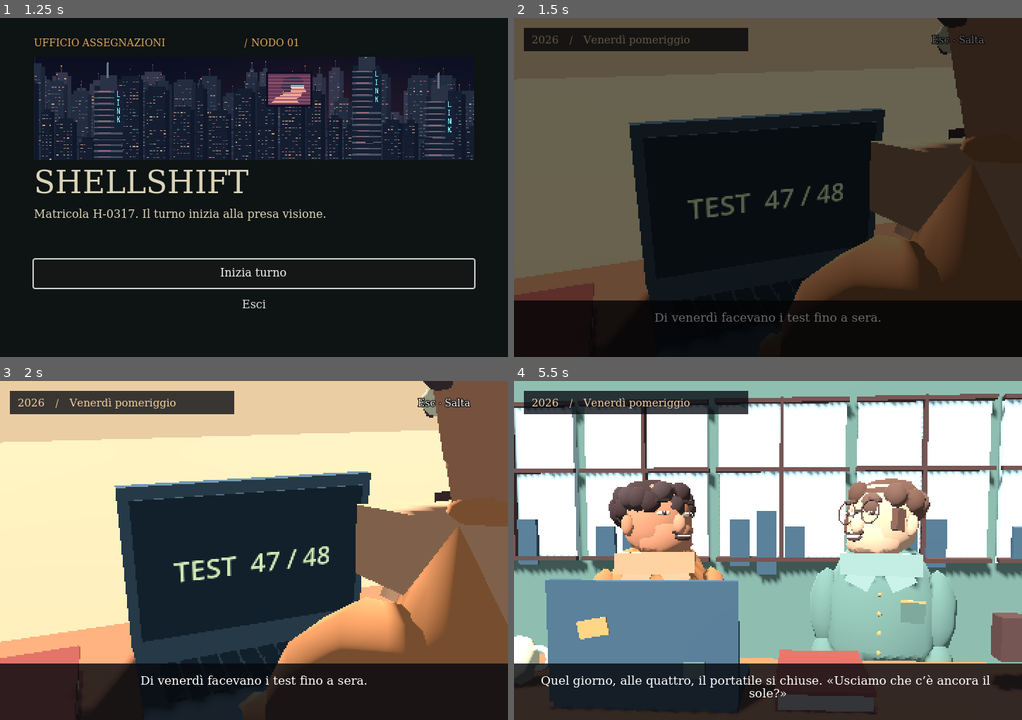
Above: before the commit, frames 1-4 (two rows, left to right).
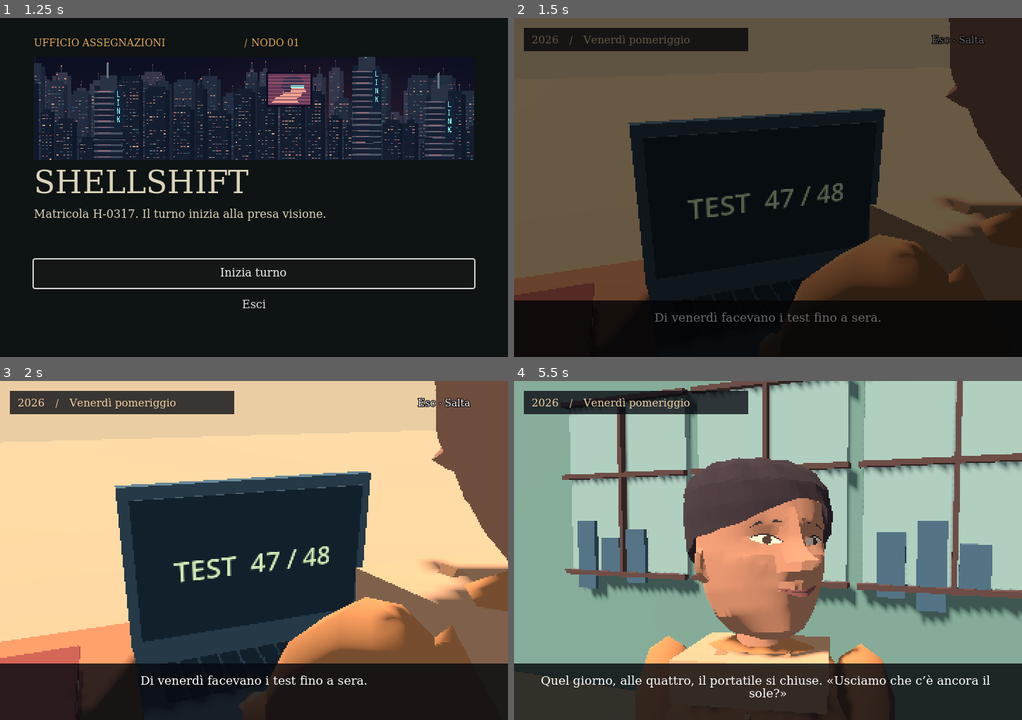
Above: after the commit, the same moments.

Repository: luciobaiocchi/Shellshift
Game: Godot game, scene res://menu.tscn
The game is run twice, just before and just after one commit, with the same random seed, the same clock (stepped at 60 frames per second) and the same inputs.
Inputs:
- Up to frame 1 (1.25 s): no input
- Up to frame 2 (1.5 s): click "Inizia turno" at 1.25 s
- Up to frame 3 (2 s): no input
- Up to frame 4 (5.5 s): no input

Frame 1 is identical in both runs. In frame 2, 7.4% of the frame differs, in the area x 70-100%, y 0-78%; in frame 3, 34%; in frame 4, 78%, in the area x 0-100%, y 0-100%.

Commit message:
Model the opening portraits in Blender and stage the later decline

Diff:
--- a/godot/menu.gd
+++ b/godot/menu.gd
@@ -11,7 +11,8 @@
 	secondary.pressed.connect(secondary_action)
 	film.finished.connect(show_receipt)
 	action.grab_focus()
-	if OS.get_cmdline_user_args().has("--programmatori"):
+	var args := OS.get_cmdline_user_args()
+	if args.has("--programmatori") or args.has("--prologo"):
 		advance.call_deferred()
 
 func advance() -> void:
--- a/godot/programmers.gd
+++ b/godot/programmers.gd
@@ -36,7 +36,7 @@
 	stage.block(self,Vector3(0,2,-2.9),Vector3(11,4.4,.2),MOSS)
 	for i in range(-2,3):
 		var wx := i*1.6
-		stage.block(self,Vector3(wx,2.2,-2.75),Vector3(1.46,1.87,.08),Color("#b4cbd0"))
+		stage.block(self,Vector3(wx,2.2,-2.75),Vector3(1.46,1.87,.08),Color("#839992"))
 		for y in [1.30,2.33,3.10]:
 			stage.block(self,Vector3(wx,y,-2.66),Vector3(1.52,.048,.08),UMBER)
 		stage.block(self,Vector3(wx,2.2,-2.66),Vector3(.04,1.86,.08),UMBER)
@@ -65,62 +65,39 @@
 
 func make_actor(x: float, curls: bool) -> void:
 	var coat := Color("#b77346") if curls else MOSS
-	var skin := Color("#b77859") if curls else Color("#d2a585")
 	var hair := Color("#3d2c2b") if curls else Color("#64463a")
 	stage.person(Vector3(x,0,-.12),coat,hair,"office")
-	var a: Dictionary = stage.actors.back()
-	var head: Node3D = a.head
-	# Rebuild the portrait while keeping the cast's proportions and rig.
-	for child in head.get_children():
+	var rig: Dictionary = stage.actors.back()
+	for child in rig.head.get_children():
 		child.free()
-	stage.round_part(head,Vector3(0,.02,0),Vector3(.44,.50,.39),skin)
-	stage.round_part(head,Vector3(0,-.085,.045),Vector3(.354,.32,.32),skin)
-	stage.round_part(head,Vector3(0,-.025,.193),Vector3(.079,.12,.09),skin.lightened(.07))
+	var portrait = preload("res://cast/ada.glb") if curls else preload("res://cast/nico.glb")
+	var face = portrait.instantiate()
+	rig.head.add_child(face)
+	# Lower the shirt neckline to expose the jaw when the actor looks down.
+	rig.spine.get_child(0).scale.y = .74
+	rig.spine.get_child(0).position.y = .29
+	for child in rig.spine.get_children():
+		if child is MeshInstance3D and child.mesh is BoxMesh:
+			child.position.y -= .11
+	var mouth := []
+	for part in face.find_children("*","MeshInstance3D",true,false):
+		if part.find_blend_shape_by_name("Smile") >= 0:
+			mouth.append(part)
 	for side in [-1,1]:
-		stage.round_part(head,Vector3(side*.21,-.005,0),Vector3(.079,.13,.073),skin)
-	stage.round_part(head,Vector3(0,.13,-.045),Vector3(.47,.32,.4),hair)
-	var count := 17 if curls else 9
-	for i in count:
-		var angle := TAU*i/count
-		var tuft = stage.round_part(head,Vector3(.193*cos(angle),.13+.045*sin(i*2.7),.155*sin(angle)-.018),Vector3(.138,.15,.12),hair.lightened(.028*(i%3)))
-		tuft.rotation.z = .4*sin(i)
-	if curls:
-		stage.round_part(head,Vector3(-.06,.13,-.20),Vector3(.28,.25,.24),hair)
-	else:
-		for side in [-1,1]:
-			stage.block(head,Vector3(side*.176,.016,.075),Vector3(.049,.12,.063),hair)
-	var eyes := []
-	var brows := []
-	var lips := []
-	var smile = stage.round_part(head,Vector3(0,-.101,.212),Vector3(.12,.04,.018),UMBER)
-	var teeth = stage.block(head,Vector3(0,-.095,.224),Vector3(.084,.012,.01),stage.PAPER)
-	for side in [-1,1]:
-		var eye = stage.joint(head,Vector3(side*.09,.04,.174))
-		eye.rotation.y = side*.24
-		stage.round_part(eye,Vector3.ZERO,Vector3(.092,.044,.031),stage.PAPER)
-		stage.round_part(eye,Vector3(0,0,.014),Vector3(.033,.039,.016),UMBER)
-		stage.block(eye,Vector3(-.006,.008,.023),Vector3(.009,.009,.006),Color.WHITE)
-		eyes.append(eye)
-		var brow = stage.block(head,Vector3(side*.09,.089,.174),Vector3(.083,.018,.026),hair)
-		brows.append(brow)
-		var lip = stage.joint(head,Vector3(0,-.10,.217))
-		stage.block(lip,Vector3(side*.036,0,0),Vector3(.074,.014,.013),UMBER)
-		lips.append(lip)
-		var collar = stage.block(a.spine,Vector3(side*.095,.60,.163),Vector3(.14,.16,.052),coat.lightened(.23))
-		collar.rotation.z = side*.46
-	for j in 4:
-		stage.round_part(a.spine,Vector3(0,.49-j*.105,.217),Vector3(.025,.025,.015),BRASS)
-	stage.block(a.spine,Vector3(.174,.40,.175),Vector3(.123,.117,.031),coat.darkened(.15))
-	stage.block(a.spine,Vector3(.174,.457,.20),Vector3(.124,.012,.012),BRASS)
+		var collar = stage.block(rig.spine,Vector3(side*.084,.53,.13),Vector3(.115,.13,.033),coat.lightened(.13))
+		collar.rotation.z = side*.48
+	for j in 3:
+		stage.round_part(rig.spine,Vector3(0,.45-j*.105,.21),Vector3(.021,.021,.015),BRASS)
 	if not curls:
 		for side in [-1,1]:
 			var rims := TorusMesh.new()
-			rims.inner_radius = .060
-			rims.outer_radius = .068
-			var rim = stage.model(head,Vector3(side*.089,.043,.203),rims,UMBER)
+			rims.inner_radius = .058
+			rims.outer_radius = .063
+			var rim = stage.model(rig.head,Vector3(side*.084,.042,.18),rims,UMBER)
 			rim.rotation.x = PI/2
-		stage.block(head,Vector3(0,.048,.201),Vector3(.06,.013,.018),UMBER)
-	cast.append({"rig":a,"eyes":eyes,"brows":brows,"lips":lips,"smile":smile,"teeth":teeth})
+			rim.rotation.y = side*.27
+		stage.block(rig.head,Vector3(0,.052,.196),Vector3(.055,.008,.012),UMBER)
+	cast.append({"rig":rig,"mouth":mouth})
 
 func frame(t: float) -> void:
 	var relief := smoothstep(2.6,3.7,t)
@@ -131,20 +108,16 @@
 		var actor: Dictionary = cast[i]
 		var rig: Dictionary = actor.rig
 		var side := 1 if i == 0 else -1
-		var look := smoothstep(2.65+i*.36,4+i*.3,t)
+		var look := smoothstep(2.65+i*.85,4+i*.85,t)
 		rig.body.rotation.y = side*.21*look
 		rig.head.rotation.y = side*(.14+.58*look)
 		rig.head.rotation.x = .25*(1-relief)-.12*relief+.046*sin(t*9+i)*bump
-		actor.smile.scale.y = .012 + .032*relief
-		actor.teeth.visible = relief > .48
+		var grin := smoothstep(3.55+i*.78,4.65+i*.78,t)
+		for part in actor.mouth:
+			part.set_blend_shape_value(part.find_blend_shape_by_name("Smile"),grin)
 		rig.spine.rotation.x = .12*(1-relief)-.07*relief
 		rig.spine.position.y = .91 - .045*relief + .025*bump*sin(t*10)
 		for j in 2:
-			var sign_x := -1 if j == 0 else 1
-			actor.eyes[j].scale.y = (1-.37*relief) * (1-.90*exp(-pow((t-4.9-i*.25)/.11,2)))
-			actor.brows[j].position.y = .088 + .026*look
-			actor.brows[j].rotation.z = -sign_x*.10*relief
-			actor.lips[j].rotation.z = sign_x*.43*relief
 			rig.arms[j].rotation.x = -.66*(1-relief) + .09*sin(t*13+j)*(1-relief)
 			rig.arms[j].rotation.z = 0
 		var inner: Node3D = rig.arms[1-i]
@@ -156,6 +129,12 @@
 	if t < 3.15:
 		cam.position = Vector3(-.04,1.76,-.44)
 		cam.look_at(Vector3(-.44,1.32,.75))
+	elif t < 5.35:
+		cam.position = Vector3(-.15,1.86,1.12)
+		cam.look_at(Vector3(-.62,1.77,-.12))
+	elif t < 6.15:
+		cam.position = Vector3(.25,1.83,1.12)
+		cam.look_at(Vector3(.63,1.75,-.12))
 	elif t < 7.7:
 		cam.position = Vector3(.09+.08*sin(t*.5),1.78,2.53-.06*(t-2.65))
 		cam.look_at(Vector3(0,1.59,-.12))
--- a/godot/stage.gd
+++ b/godot/stage.gd
@@ -9,6 +9,7 @@
 const BLUE := Color("#425971")
 
 var opening: Node3D
+var key := DirectionalLight3D.new()
 var camera := Camera3D.new()
 var set_root := Node3D.new()
 var actors: Array[Dictionary] = []
@@ -30,7 +31,6 @@
 	environment.ambient_light_color = Color("#c3cfd6")
 	environment.ambient_light_energy = 0.7
 	camera.environment = environment
-	var key := DirectionalLight3D.new()
 	add_child(key)
 	key.rotation_degrees = Vector3(-52, -30, 0)
 	key.light_energy = 1.08
@@ -173,6 +173,13 @@
 	moving_props.clear()
 	scene_index = index
 	var warm := index < 5
+	var decline := clampf((index-4)/4.0,0,1)
+	key.light_energy = lerpf(.84,.42,decline)
+	key.light_color = Color("#fff0db").lerp(Color("#bac5e3"),decline)
+	camera.environment.fog_enabled = index >= 5
+	camera.environment.fog_density = lerpf(.004,.049,decline)
+	camera.environment.fog_light_color = Color("#716981")
+	camera.environment.ambient_light_energy = lerpf(.7,.40,decline)
 	camera.environment.background_color = Color("#eacda3") if warm else BLUE.darkened(.5)
 	block(set_root,Vector3(0,-.16,0),Vector3(45,.3,40),Color("#ac9170") if warm else BLUE)
 	eye = Vector3(4,2.6,5)
@@ -196,7 +203,18 @@
 			if index == 4:
 				eye = Vector3(6,5,7)
 			if index == 9:
-				eye = Vector3(.12,1.74,2.9)
+				var terminal := joint(set_root,Vector3(0,1.38,.19))
+				block(terminal,Vector3.ZERO,Vector3(1.12,.79,.20),INK)
+				block(terminal,Vector3(0,0,.112),Vector3(.94,.61,.04),Color("#372a26"))
+				var assignment := Label3D.new()
+				terminal.add_child(assignment)
+				assignment.position = Vector3(0,0,.14)
+				assignment.pixel_size = .00135
+				assignment.font_size = 46
+				assignment.outline_size = 0
+				assignment.modulate = Color("#ffc675")
+				assignment.text = "H-0317  /  TURNO 01\n\n3 DIAPOSITIVE\nTEMPO   07:00"
+				eye = Vector3(.09,1.65,2.46)
 				target = Vector3(0,1.37,0)
 		1,5:
 			for i in range(14):
@@ -258,11 +276,19 @@
 			for x in [1.8,3.35]:
 				block(set_root,Vector3(x,1.3,0),Vector3(.2,2.6,.26),TEAL)
 			block(set_root,Vector3(2.57,2.6,0),Vector3(1.8,.14,.27),SUN)
+			# The public gallery hangs above the people waiting for transfer.
+			block(set_root,Vector3(0,2.75,-1.94),Vector3(22,.22,1.38),INK)
+			for rail_y in [3.18,3.52]:
+				block(set_root,Vector3(0,rail_y,-1.29),Vector3(22,.045,.045),BLUE)
+			for post in range(-8,9):
+				block(set_root,Vector3(post*1.28,3.16,-1.29),Vector3(.042,.81,.042),INK)
+			for walker in range(3):
+				person(Vector3(-5+walker*2.7,2.86,-1.94),BLUE.darkened(.36),INK,"walk",PI/2)
 			if index == 7:
 				for i in range(9):
 					person(Vector3(1.7-i*1.32,0,.2*sin(i)),[BLUE,WOOD,TEAL][i%3],PAPER if i%3 == 0 else INK,"walk",PI/2)
-				eye = Vector3(5.1,2.1,7.3)
-				target = Vector3(.9,1.15,0)
+				eye = Vector3(4.6,1.02,7.4)
+				target = Vector3(.6,1.96,-1)
 			else:
 				person(Vector3(0,0,0),WOOD,PAPER,"point",.6)
 				moving_props.append(book(Vector3(.58,1.23,.24)))
Binary file added: godot/cast/ada.glb
Not shown, added: godot/cast/ada.glb.import
Binary file added: godot/cast/nico.glb
Not shown, added: godot/cast/nico.glb.import
Not shown, changed: previews/programmatori.mp4
Not shown, changed: previews/prologo.mp4
